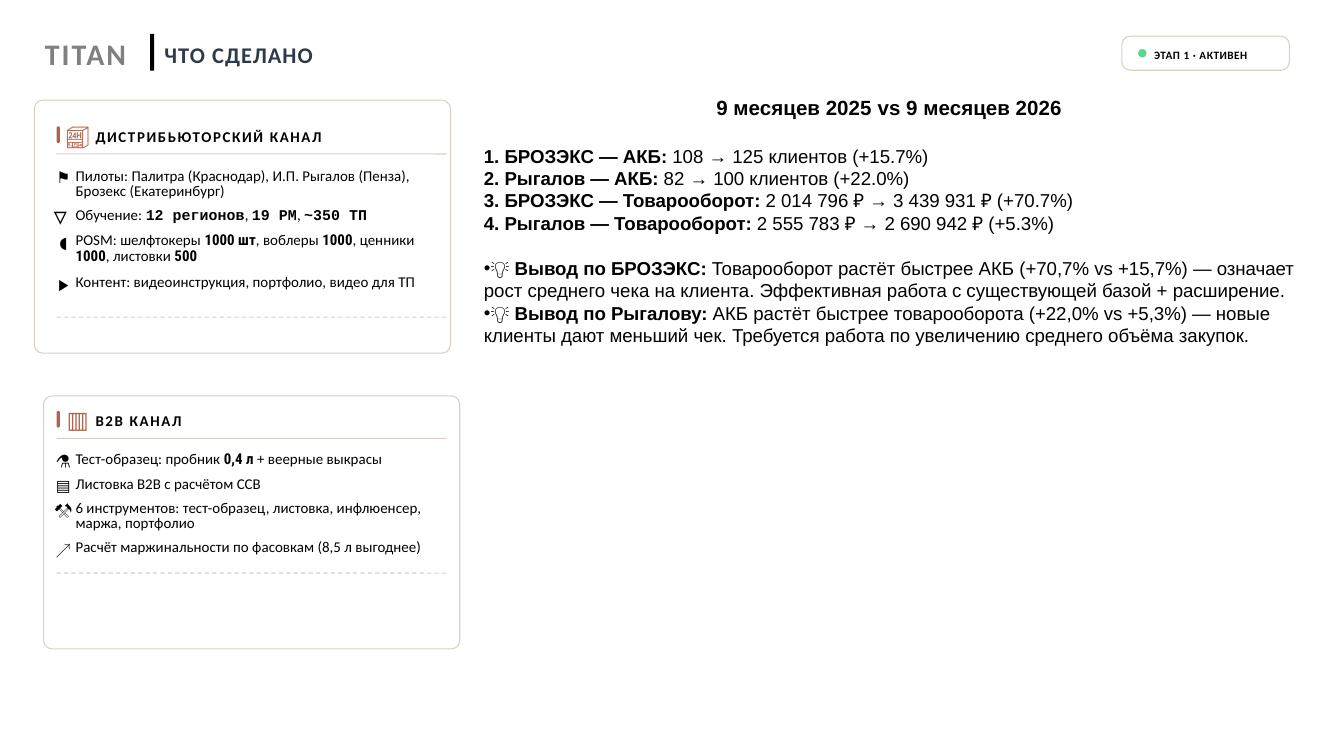
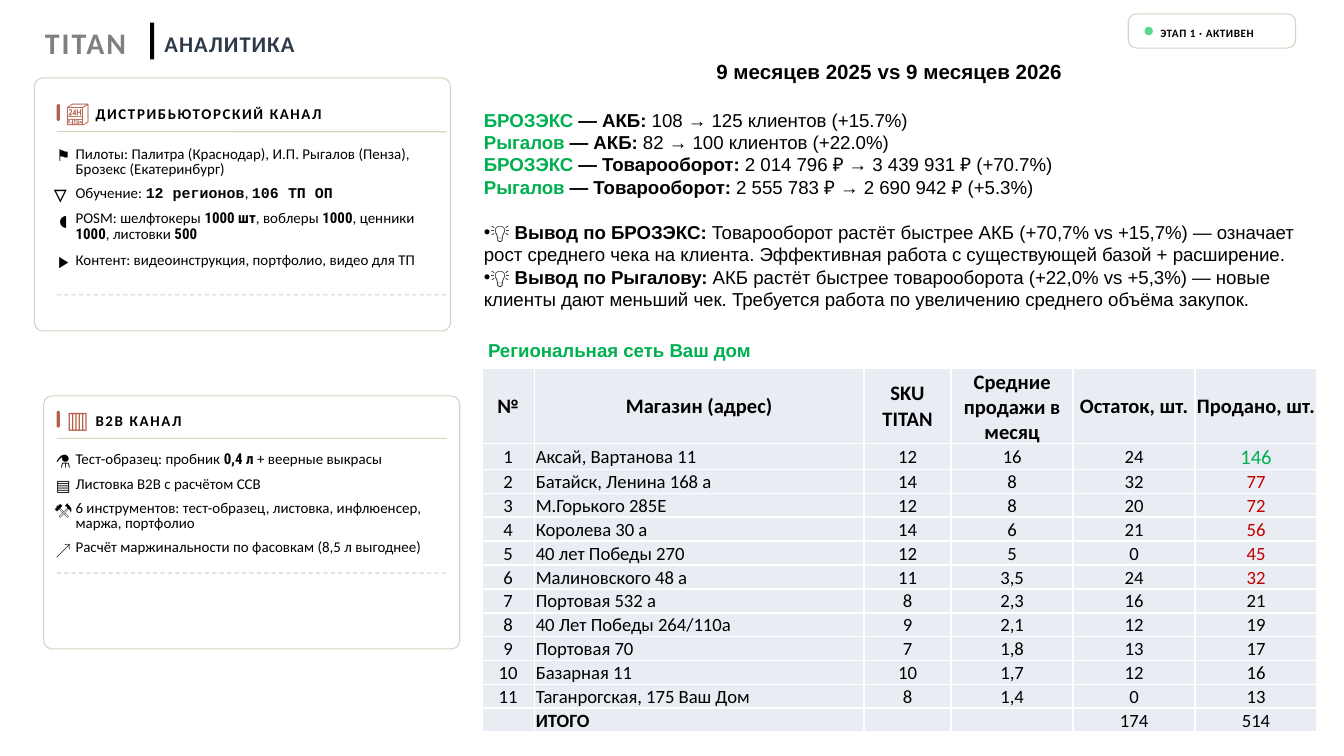
Before and after one commit to Iverson76newcomer/radar-empils, a slide deck: slide 4 of download/Презентация_для_ГД_final.pptx. Drawn at 1344x756 pixels with LibreOffice and Linux fonts; fonts in the diff are those of the drawing. Boxes give left, top, right and bottom in pixels: in the first picture for what was removed or moved away, otherwise in the second. Text is boxed around its words. In the diff, an @@ line names an element or a change of style, - is before the commit and + after.

```diff
--- a/download/Презентация_для_ГД_final.pptx
+++ b/download/Презентация_для_ГД_final.pptx
@@ rectangle: place and size @@
-rectangle at (151, 34, 155, 70)
+rectangle at (151, 23, 155, 59)
@@ rounded rectangle: place and size @@
-rounded rectangle at (1122, 36, 1290, 70)
+rounded rectangle at (1129, 13, 1297, 47)
@@ rounded rectangle: place and size @@
-rounded rectangle at (1138, 48, 1146, 56)
+rounded rectangle at (1145, 27, 1153, 35)
@@ text "ЭТАП 1 · АКТИВЕН": place and size @@
-text "ЭТАП 1 · АКТИВЕН" at (1154, 51, 1247, 59)
+text "ЭТАП 1 · АКТИВЕН" at (1160, 29, 1254, 37)
@@ text "TITAN": place and size @@
-text "TITAN" at (45, 45, 126, 65)
+text "TITAN" at (45, 34, 126, 54)
@@ text removed at (164, 48, 313, 67) @@
-ЧТО СДЕЛАНО
@@ text added at (164, 37, 294, 52), 12 pt, text #2F3A48, bold @@
+АНАЛИТИКА
@@ text "9 месяцев 2025 vs 9 ...": place and size @@
-text "9 месяцев 2025 vs 9 ..." at (484, 100, 1294, 346)
+text "9 месяцев 2025 vs 9 ..." at (484, 64, 1294, 310)
@@ 4 texts, 2 lines, 1 rounded rectangle: place and size @@
-4 texts, 2 lines, 1 rounded rectangle at (56, 125, 446, 317)
+4 texts, 2 lines, 1 rounded rectangle at (56, 102, 446, 294)
@@ text at (484, 113, 1052, 198): text changed @@
-1. БРОЗЭКС — АКБ: 108 → 125 клиентов (+15.7%)
-2. Рыгалов — АКБ: 82 → 100 клиентов (+22.0%)
-3. БРОЗЭКС — Товарооборот: 2 014 796 ₽ → 3 439 931 ₽ (+70.7%)
-4. Рыгалов — Товарооборот: 2 555 783 ₽ → 2 690 942 ₽ (+5.3%)
+БРОЗЭКС — АКБ: 108 → 125 клиентов (+15.7%)
+Рыгалов — АКБ: 82 → 100 клиентов (+22.0%)
+БРОЗЭКС — Товарооборот: 2 014 796 ₽ → 3 439 931 ₽ (+70.7%)
+Рыгалов — Товарооборот: 2 555 783 ₽ → 2 690 942 ₽ (+5.3%)
@@ text at (76, 188, 333, 201): text changed @@
-Обучение: 12 регионов, 19 РМ, ~350 ТП
+Обучение: 12 регионов, 106 ТП ОП
@@ 5 texts, 1 rounded rectangle: place and size @@
-5 texts, 1 rounded rectangle at (35, 99, 452, 352)
+5 texts, 1 rounded rectangle at (35, 78, 452, 331)
@@ text added at (488, 344, 751, 361), 10 pt, text #00B050, bold @@
+Региональная сеть Ваш дом
@@ table added at (481, 368, 1317, 731), 13 rows, 6 columns @@
+№ | Магазин (адрес) | SKU TITAN | Средние продажи в месяц | Остаток, шт. | Продано, шт.
+1 | Аксай, Вартанова 11 | 12 | 16 | 24 | 146
+2 | Батайск, Ленина 168 а | 14 | 8 | 32 | 77
+3 | М.Горького 285Е | 12 | 8 | 20 | 72
+4 | Королева 30 а | 14 | 6 | 21 | 56
+5 | 40 лет Победы 270 | 12 | 5 | 0 | 45
+6 | Малиновского 48 а | 11 | 3,5 | 24 | 32
+7 | Портовая 532 а | 8 | 2,3 | 16 | 21
+8 | 40 Лет Победы 264/110а | 9 | 2,1 | 12 | 19
+9 | Портовая 70 | 7 | 1,8 | 13 | 17
+10 | Базарная 11 | 10 | 1,7 | 12 | 16
+11 | Таганрогская, 175 Ваш Дом | 8 | 1,4 | 0 | 13
+ | ИТОГО |  |  | 174 | 514
```
Also in this commit, not shown: 5 other slides changed, 1 slide added, 1 slide removed, 8 other files.
